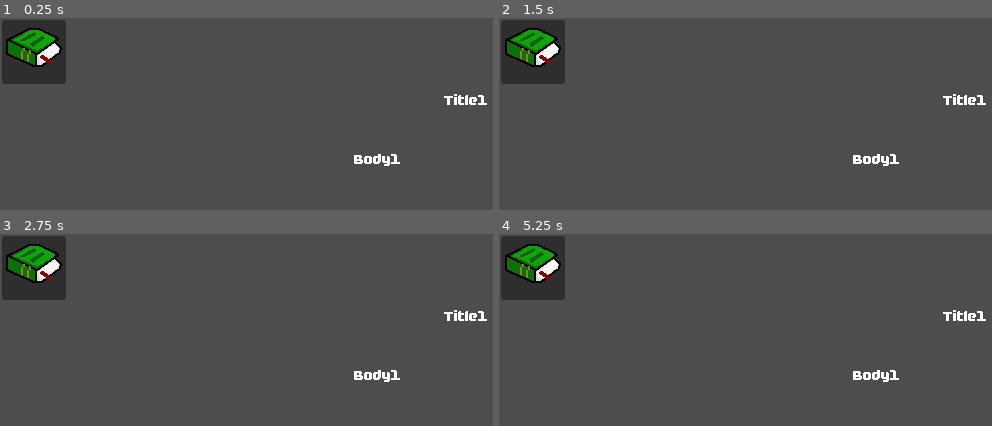
Above: before the commit, frames 1-4 (two rows, left to right).
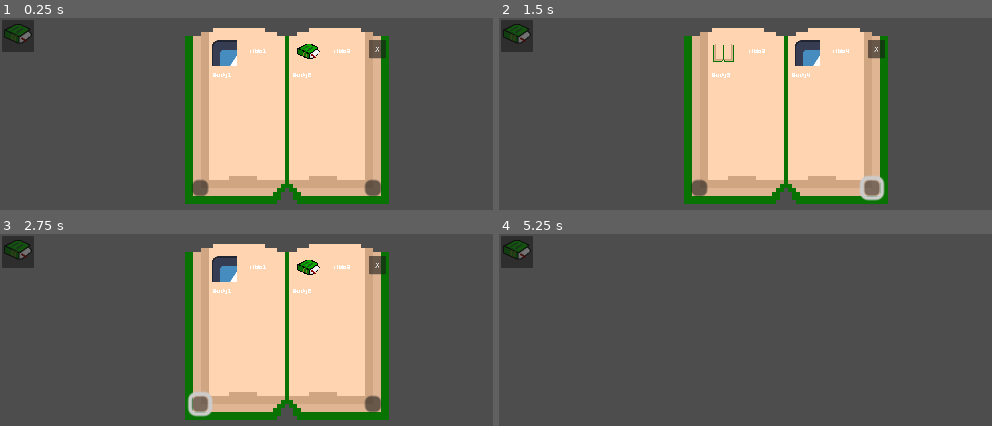
Above: after the commit, the same moments.

Repository: JustAlternate/Regenerative_Game_Jam
Game: Godot game, scene res://Scenes/encyclopedia.tscn
Same seed, same stepped clock (60 frames per second), same inputs: the game is played once before the commit and once after it. This scene is started directly instead of the project's main scene. The engine's default icon, where the game draws it, is replaced by a stand-in: a white triangle on a blue panel in a dark square.
Inputs (mouse positions are in pixels of both pictures, inside the frame that each line leads up to):
- Up to frame 1 (0.25 s): no input
- Up to frame 2 (1.5 s): click (873, 188) at 0.52 s; click (873, 188) at 1.27 s
- Up to frame 3 (2.75 s): click (202, 404) at 2.02 s
- Up to frame 4 (5.25 s): click (701, 404) at 2.77 s; click (873, 404) at 3.52 s; click (701, 404) at 4.27 s; click (873, 264) at 5 s, where only the run after the commit has a clickable "X"

The runs differ from the first frame. In frame 1, 41% of the frame differs, in the area x 0-99%, y 1-97%; in frame 2, 41%; in frame 3, 41%; in frame 4, 4.5%.
Error before the commit: Attempt to call function 'set_animation' in base 'null instance' on a null instance. (res://Scripts/encyclopedia.gd:38)

Commit message:
reparation

Diff:
--- a/Scenes/animation_pour_livre.tscn
+++ b/Scenes/animation_pour_livre.tscn
@@ -1,26 +1,26 @@
-[gd_scene load_steps=8 format=3 uid="uid://5cweiq4ggoob"]
+[gd_scene load_steps=8 format=3 uid="uid://dkv3eat6lhkcn"]
 
-[ext_resource type="Texture2D" uid="uid://dvt57gmxehs6" path="res://Assets/sprites/Encyclopedia.png" id="1_w32mh"]
-[ext_resource type="Texture2D" uid="uid://c4g3so0mf2414" path="res://Assets/icon.svg" id="2_4s01i"]
-[ext_resource type="Texture2D" uid="uid://2aqmmua2kint" path="res://Assets/Encyclopedia_open.png" id="2_x030d"]
+[ext_resource type="Texture2D" uid="uid://dk4emgw742jd6" path="res://Assets/sprites/Encyclopedia.png" id="1_w32mh"]
+[ext_resource type="Texture2D" uid="uid://n2pl1clbc3jw" path="res://Assets/icon.svg" id="2_4s01i"]
+[ext_resource type="Texture2D" uid="uid://bym7yrnxvvlvy" path="res://Assets/sprites/Encyclopedia_open.png" id="2_28k6o"]
 
-[sub_resource type="AtlasTexture" id="AtlasTexture_o57ve"]
+[sub_resource type="AtlasTexture" id="AtlasTexture_notep"]
 atlas = ExtResource("1_w32mh")
 region = Rect2(0, 0, 64, 64)
 
-[sub_resource type="AtlasTexture" id="AtlasTexture_mlcg7"]
-atlas = ExtResource("2_x030d")
+[sub_resource type="AtlasTexture" id="AtlasTexture_vfgvg"]
+atlas = ExtResource("2_28k6o")
 region = Rect2(0, 0, 64, 64)
 
-[sub_resource type="AtlasTexture" id="AtlasTexture_v4mja"]
+[sub_resource type="AtlasTexture" id="AtlasTexture_bvl6v"]
 atlas = ExtResource("2_4s01i")
 region = Rect2(0, 0, 64, 64)
 
-[sub_resource type="SpriteFrames" id="SpriteFrames_oiogg"]
+[sub_resource type="SpriteFrames" id="SpriteFrames_538it"]
 animations = [{
 "frames": [{
 "duration": 1.0,
-"texture": SubResource("AtlasTexture_o57ve")
+"texture": SubResource("AtlasTexture_notep")
 }],
 "loop": true,
 "name": &"book",
@@ -44,7 +44,6 @@
 }]
 
 [node name="Item" type="AnimatedSprite2D"]
-position = Vector2(4.79993, 4.00006)
-scale = Vector2(0.1, 0.1)
-sprite_frames = SubResource("SpriteFrames_oiogg")
-animation = &"book"
+position = Vector2(21, 21)
+sprite_frames = SubResource("SpriteFrames_538it")
+animation = &"encyclopedia"
--- a/Scenes/encyclopedia.tscn
+++ b/Scenes/encyclopedia.tscn
@@ -1,10 +1,10 @@
 [gd_scene load_steps=6 format=3 uid="uid://dftuedx82aneu"]
 
 [ext_resource type="Script" path="res://Scripts/encyclopedia.gd" id="1_7x68r"]
-[ext_resource type="Texture2D" uid="uid://dvt57gmxehs6" path="res://Assets/sprites/Encyclopedia.png" id="2_g7247"]
-[ext_resource type="Texture2D" uid="uid://2aqmmua2kint" path="res://Assets/Encyclopedia_open.png" id="3_agwnj"]
+[ext_resource type="Texture2D" uid="uid://dk4emgw742jd6" path="res://Assets/sprites/Encyclopedia.png" id="2_g7247"]
+[ext_resource type="Texture2D" uid="uid://bym7yrnxvvlvy" path="res://Assets/sprites/Encyclopedia_open.png" id="3_1f71s"]
 [ext_resource type="LabelSettings" uid="uid://dtbvo0w76rap1" path="res://fonts/label_setting.tres" id="4_mllbh"]
-[ext_resource type="PackedScene" uid="uid://5cweiq4ggoob" path="res://Scenes/animation_pour_livre.tscn" id="5_dc2c2"]
+[ext_resource type="PackedScene" uid="uid://dkv3eat6lhkcn" path="res://Scenes/animation_pour_livre.tscn" id="5_smlq5"]
 
 [node name="Encyclopedia" type="Node2D"]
 position = Vector2(34, 34)
@@ -12,9 +12,11 @@
 
 [node name="Sprite2D" type="Sprite2D" parent="."]
 z_index = 1
+position = Vector2(-16, -16)
+scale = Vector2(0.5, 0.5)
 texture = ExtResource("2_g7247")
 
-[node name="OpenClose" type="Button" parent="."]
+[node name="OpenClose" type="Button" parent="Sprite2D"]
 offset_left = -32.0
 offset_top = -32.0
 offset_right = 32.0
@@ -22,9 +24,9 @@
 
 [node name="Book" type="Sprite2D" parent="."]
 texture_filter = 1
-position = Vector2(510, 220)
-scale = Vector2(10, 10)
-texture = ExtResource("3_agwnj")
+position = Vector2(255, 68)
+scale = Vector2(4, 4)
+texture = ExtResource("3_1f71s")
 
 [node name="Close" type="Button" parent="Book"]
 offset_left = 19.8
@@ -56,8 +58,10 @@
 autowrap_mode = 3
 clip_text = true
 
-[node name="Item" parent="Book/Page_gauche" instance=ExtResource("5_dc2c2")]
-position = Vector2(4.79984, 4.00006)
+[node name="Item" parent="Book/Page_gauche" instance=ExtResource("5_smlq5")]
+position = Vector2(4.90009, 4.3)
+scale = Vector2(0.1, 0.1)
+animation = &"book"
 
 [node name="Body" type="Label" parent="Book/Page_gauche"]
 layout_mode = 0
@@ -108,13 +112,16 @@
 autowrap_mode = 3
 clip_text = true
 
-[node name="Item" parent="Book/Page_droite" instance=ExtResource("5_dc2c2")]
+[node name="Item" parent="Book/Page_droite" instance=ExtResource("5_smlq5")]
+position = Vector2(4.90021, 4.3)
+scale = Vector2(0.1, 0.1)
+animation = &"book"
 
 [node name="Body" type="Label" parent="Book/Page_droite"]
 layout_mode = 0
-offset_left = 1.79996
+offset_left = 0.999969
 offset_top = 8.60002
-offset_right = 173.8
+offset_right = 173.0
 offset_bottom = 269.6
 scale = Vector2(0.1, 0.1)
 text = "Bonjour aventurier bien ou quoi ?
@@ -152,7 +159,7 @@
 rotation = 3.14159
 scale = Vector2(0.5, 0.5)
 
-[connection signal="button_down" from="OpenClose" to="." method="_on_button_button_down"]
+[connection signal="button_down" from="Sprite2D/OpenClose" to="." method="_on_button_button_down"]
 [connection signal="button_down" from="Book/Close" to="." method="_on_close_button_down"]
 [connection signal="button_down" from="Book/Next_Page" to="." method="_on_next_page_button_down"]
 [connection signal="button_down" from="Book/Previous_Page" to="." method="_on_previous_page_button_down"]
--- a/project.godot
+++ b/project.godot
@@ -24,6 +24,7 @@
 
 window/size/viewport_width=576
 window/size/viewport_height=320
+window/stretch/mode="canvas_items"
 
 [input]
 
Not shown: 2 places in Scenes/animation_pour_livre.tscn that only renumber resources
